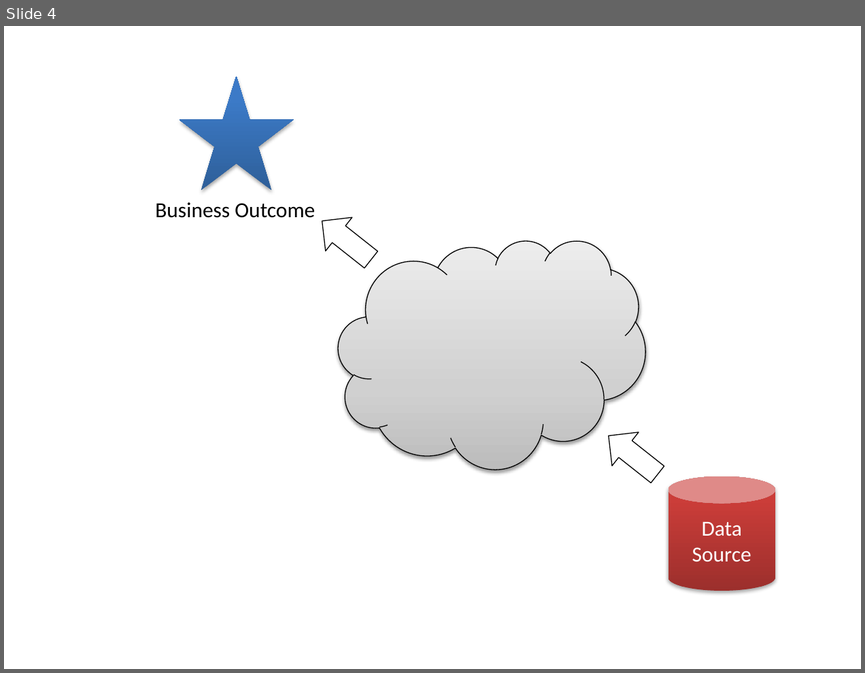
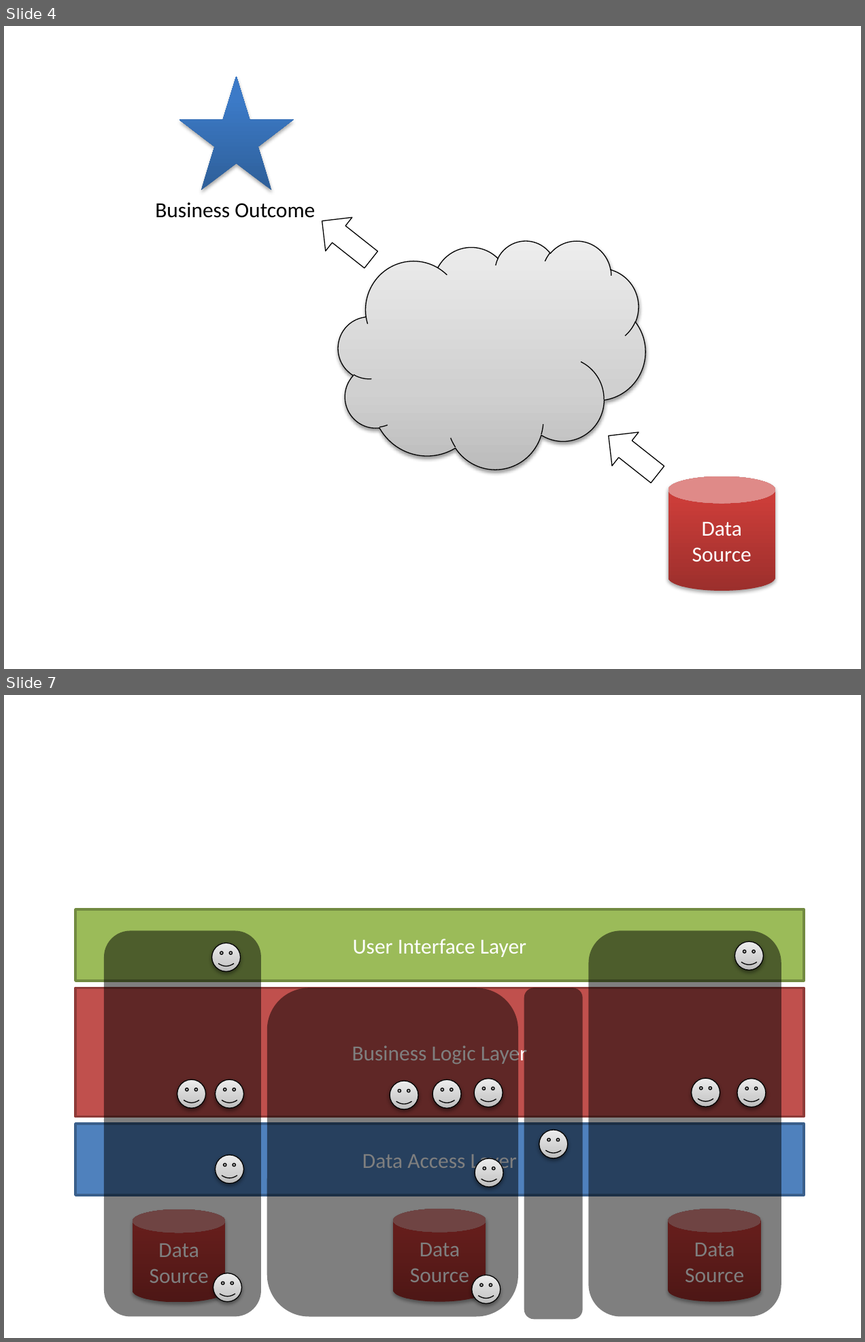
Before and after one commit to linus123/linus123.github.io, a slide deck: src/ServiceOrientedArchitecture/SOA.pptx. Shown one above the other, each under a label of ours: slide 4 before the commit, slides 4 and 7 after it; the slides between them are not shown. The pictures are 865x673 and 865x1342 pixels, drawn with LibreOffice and Linux fonts; fonts in the diff are those of the drawing. Boxes give left, top, right and bottom in pixels: in the first picture for what was removed or moved away, otherwise in the second. Text is boxed around its words. In the diff, an @@ line names an element or a change of style, - is before the commit and + after.

Commit message:
Added data distribution

```diff
--- a/src/ServiceOrientedArchitecture/SOA.pptx
+++ b/src/ServiceOrientedArchitecture/SOA.pptx
@@ slide 7 added at box(4, 695, 861, 1338), background #FFFFFF @@
@@ rectangle added at box(75, 909, 804, 981), fill #9BBB59, outline #738A42 2 pt, 18 pt, text #FFFFFF @@
+User Interface Layer
@@ rounded rectangle added at box(104, 930, 261, 1317), fill #000000 at 50% opacity @@
@@ rounded rectangle added at box(588, 930, 781, 1317), fill #000000 at 50% opacity @@
@@ smiley face added at box(212, 943, 241, 971), fill gradient #BDBDBD to #D1D1D1 to #EEEEEE, outline #000000 0.75 pt @@
@@ smiley face added at box(735, 942, 763, 970), fill gradient #BDBDBD to #D1D1D1 to #EEEEEE, outline #000000 0.75 pt @@
@@ rectangle added at box(75, 988, 804, 1117), fill #C0504D, outline #8E3B39 2 pt, 18 pt, text #FFFFFF @@
+Business Logic Layer
@@ rounded rectangle added at box(267, 988, 518, 1317), fill #000000 at 50% opacity @@
@@ rounded rectangle added at box(524, 988, 582, 1319), fill #000000 at 50% opacity @@
@@ smiley face added at box(177, 1080, 205, 1108), fill gradient #BDBDBD to #D1D1D1 to #EEEEEE, outline #000000 0.75 pt @@
@@ smiley face added at box(215, 1080, 243, 1108), fill gradient #BDBDBD to #D1D1D1 to #EEEEEE, outline #000000 0.75 pt @@
@@ smiley face added at box(390, 1081, 418, 1109), fill gradient #BDBDBD to #D1D1D1 to #EEEEEE, outline #000000 0.75 pt @@
@@ smiley face added at box(432, 1080, 461, 1108), fill gradient #BDBDBD to #D1D1D1 to #EEEEEE, outline #000000 0.75 pt @@
@@ smiley face added at box(475, 1078, 502, 1106), fill gradient #BDBDBD to #D1D1D1 to #EEEEEE, outline #000000 0.75 pt @@
@@ smiley face added at box(691, 1078, 719, 1106), fill gradient #BDBDBD to #D1D1D1 to #EEEEEE, outline #000000 0.75 pt @@
@@ smiley face added at box(738, 1078, 766, 1106), fill gradient #BDBDBD to #D1D1D1 to #EEEEEE, outline #000000 0.75 pt @@
@@ rectangle added at box(75, 1123, 804, 1195), fill #4F81BD, outline #3A5F8C 2 pt, 18 pt, text #FFFFFF @@
+Data Access Layer
@@ smiley face added at box(538, 1130, 567, 1157), fill gradient #BDBDBD to #D1D1D1 to #EEEEEE, outline #000000 0.75 pt @@
@@ smiley face added at box(215, 1154, 243, 1183), fill gradient #BDBDBD to #D1D1D1 to #EEEEEE, outline #000000 0.75 pt @@
@@ smiley face added at box(475, 1157, 502, 1186), fill gradient #BDBDBD to #D1D1D1 to #EEEEEE, outline #000000 0.75 pt @@
@@ cylinder added at box(133, 1209, 225, 1302), fill gradient #9C2F2D to #CB3E3A to #CE3B37, 18 pt, text #FFFFFF @@
+Data Source
@@ cylinder added at box(393, 1208, 485, 1301), fill gradient #9C2F2D to #CB3E3A to #CE3B37, 18 pt, text #FFFFFF @@
+Data Source
@@ cylinder added at box(668, 1208, 761, 1301), fill gradient #9C2F2D to #CB3E3A to #CE3B37, 18 pt, text #FFFFFF @@
+Data Source
@@ smiley face added at box(213, 1272, 241, 1301), fill gradient #BDBDBD to #D1D1D1 to #EEEEEE, outline #000000 0.75 pt @@
@@ smiley face added at box(472, 1275, 500, 1304), fill gradient #BDBDBD to #D1D1D1 to #EEEEEE, outline #000000 0.75 pt @@
```
Also in this commit, not shown: 7 other slides added, 10 other files.
